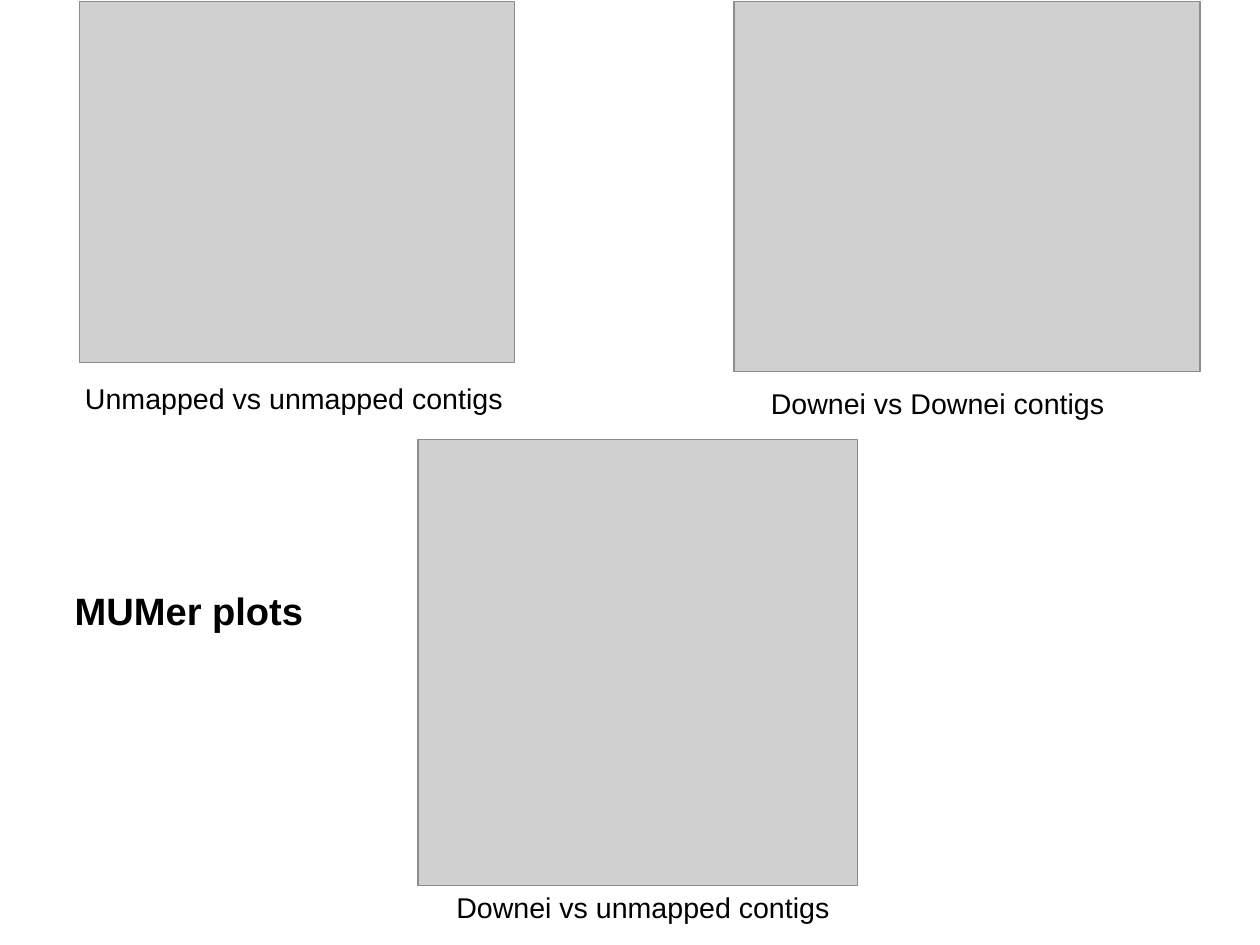
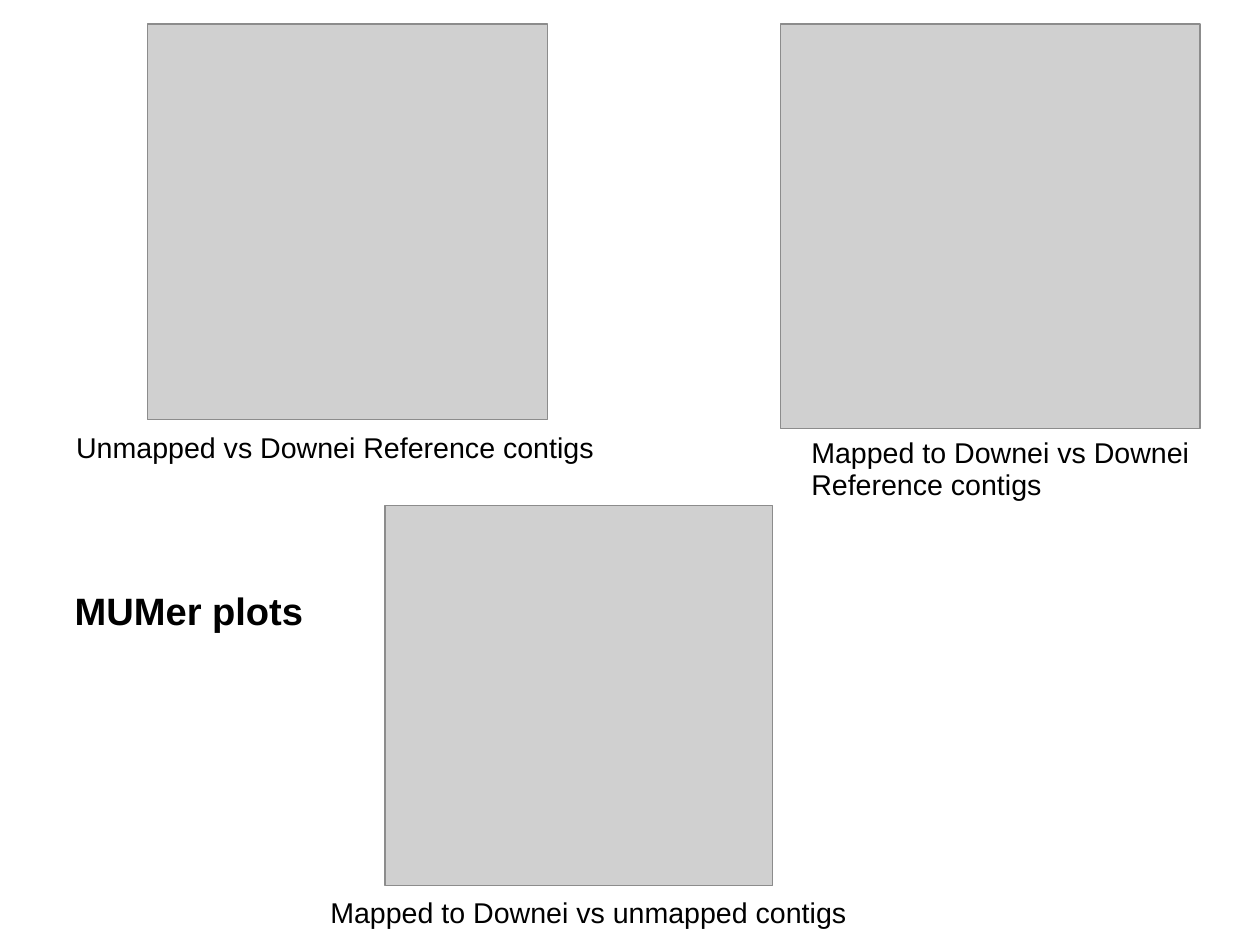
Before and after one commit to priti88/Assembly-Scripts, a slide deck: slide 1 of strep-pictures.ppt. Drawn at 1260x945 pixels with LibreOffice and Linux fonts; fonts in the diff are those of the drawing; grey boxes stand for pictures. Boxes give left, top, right and bottom in pixels: in the first picture for what was removed or moved away, otherwise in the second. Text is boxed around its words. In the diff, an @@ line names an element or a change of style, - is before the commit and + after.

```diff
--- a/strep-pictures.ppt
+++ b/strep-pictures.ppt
@@ picture: place and size @@
-picture at <box>80,1,515,362</box>
+picture at <box>147,24,548,420</box>
@@ picture: place and size @@
-picture at <box>734,1,1201,372</box>
+picture at <box>781,24,1201,429</box>
@@ text at <box>76,437,593,464</box>: text changed @@
-Unmapped vs unmapped contigs
+Unmapped vs Downei Reference contigs
@@ text at <box>811,442,1189,501</box>: text changed @@
-Downei vs Downei contigs
+Mapped to Downei vs Downei Reference contigs
@@ picture: place and size @@
-picture at <box>418,440,858,886</box>
+picture at <box>385,505,773,886</box>
@@ text at <box>330,902,846,929</box>: text changed @@
-Downei vs unmapped contigs
+Mapped to Downei vs unmapped contigs
```
Also in this commit, not shown: 1 other file.
